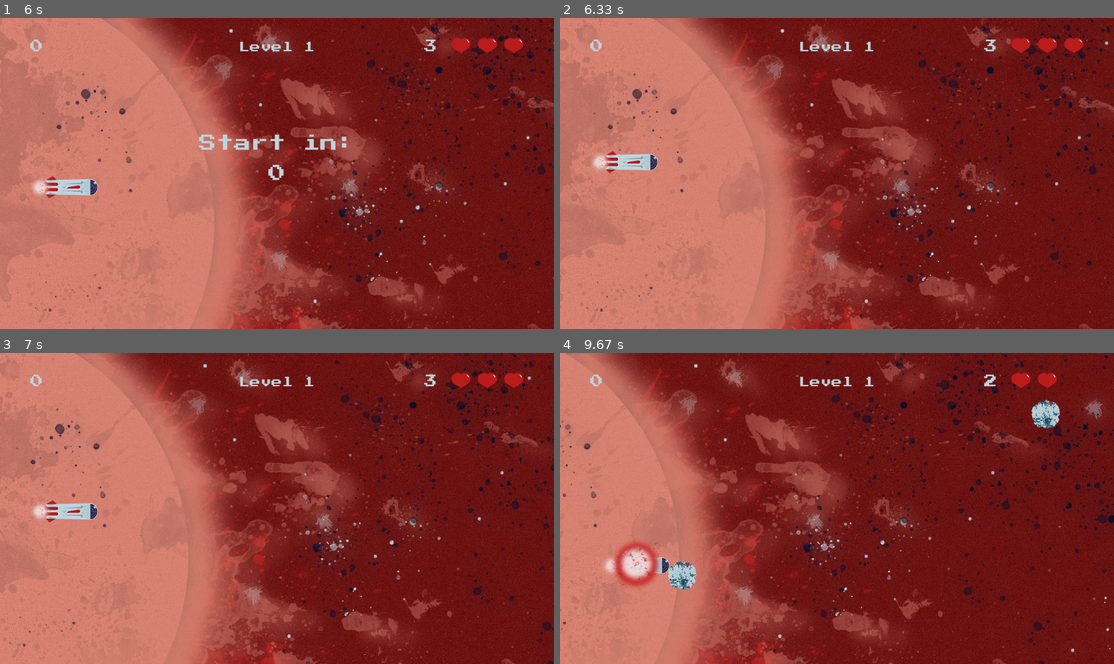
Above: before the commit, frames 1-4 (two rows, left to right).
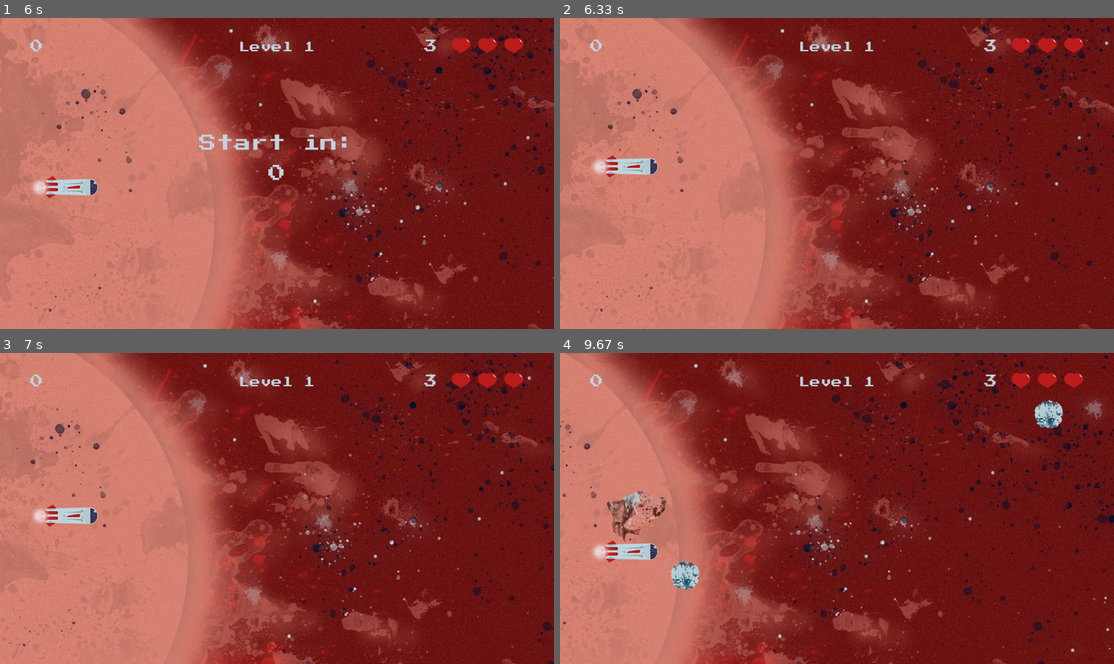
Above: after the commit, the same moments.

Repository: AdrianFSN/proyecto-final-pygame-quest
Game: pygame game, started from main.py
Two runs of this game, one before a commit and one after it. Both use one fixed random seed, a clock stepped at 60 frames per second and the inputs below.
Inputs:
- Up to frame 1 (6 s): tap Space at 0.33 s; hold Up from 5.67 s (still down)
- Up to frame 2 (6.33 s): release Up at 6.13 s; hold Down from 6.17 s (still down)
- Up to frame 3 (7 s): release Down at 6.53 s; hold Up 6.57-6.87 s; hold Down from 6.9 s (still down)
- Up to frame 4 (9.67 s): release Down at 7.2 s; hold Up 7.23-7.6 s; hold Down 7.63-8 s; hold Up 8.03-8.33 s; hold Down 8.37-8.67 s; hold Up 8.7-9.07 s; hold Down 9.1-9.47 s; hold Up from 9.5 s (still down)

Frame 1 is identical in both runs. In frame 2, 0.5% of the frame differs, in the area x 5-18%, y 42-52%; in frame 3, 0.5%; in frame 4, 2.7%, in the area x 5-95%, y 6-77%.

Commit message:
fix: cambio el path del juego

Diff:
--- a/glumtar/entities.py
+++ b/glumtar/entities.py
@@ -172,7 +172,8 @@
     margin_title = 50
     font_title_adjust = 20
 
-    def __init__(self, points=0):
+    def __init__(self, screen, points=0):
+        self.screen = screen
         self.scoreboard_value = points
         font = FONT
         self.font_route = os.path.join('glumtar', 'resources', 'fonts', font)
--- a/glumtar/game.py
+++ b/glumtar/game.py
@@ -1,5 +1,5 @@
 import pygame
-from . import FPS, GO_TO_RECORDS_DELAY, HEIGHT, WIDTH
+from . import FPS, HEIGHT, LIVES, WIDTH
 from . playlevel import PlayLevel
 from . resolvelevel import ResolveLevel
 from . frontpage import FrontPage
@@ -13,76 +13,77 @@
         self.screen = pygame.display.set_mode((WIDTH, HEIGHT))
         pygame.display.set_caption("Glumtar | The Quest")
         self.clock = pygame.time.Clock()
-        self.player = Ship(self.screen)
-        self.scoreboard = Scoreboard()
-        self.lives_counter = LivesCounter()
-        # self.front_page_exit = False
-        self.front_page = FrontPage(self.screen)
         self.records_page = BestPlayers(self.screen)
-        self.info_scenes = [self.front_page, self.records_page]
         self.available_play_levels = 3
+        self.play_scenes = []
         self.play = None
         self.resolve = None
         self.level = 1
 
-        self.play_scenes = []
-        for levels in range(self.level, self.available_play_levels):
-            self.play = PlayLevel(
-                self.screen, self.player, self.scoreboard, self.lives_counter, levels)
-            self.resolve = ResolveLevel(
-                self.play.screen, self.play.player, self.play.scoreboard, self.play.lives_counter, self.play.level)
-            self.play_scenes.append([self.play, self.resolve])
-
-        self.info_switches_list = []
-        self.info_scene_switch = None
-        for switch in range(len(self.info_scenes)):
-            self.info_scene_switch = switch
-            self.info_switches_list.append([self.info_scene_switch, False])
-
-        self.play_switches_list = []
-        self.play_scene_switch = None
-        for switch in range(len(self.play_scenes)):
-            self.play_scene_switch = switch
-            self.play_switches_list.append([self.play_scene_switch, False])
-
-        self.info_switches_list[0][1] = True
-        # print(f'Esta es la lista de switches {self.info_switches_list}')
-        self.game_over = False
+        self.set_up_elements = True
 
     def mainLoop(self):
         exit = False
         while not exit:
             self.clock.tick(FPS)
-            # bucle principal (o main loop)
             for event in pygame.event.get():
                 if event.type == pygame.QUIT or (event.type == pygame.KEYUP and event.key == pygame.K_ESCAPE):
-                    print("Alguien ha decidido salir de la aplicación por la X")
                     exit = True
                     break
+            if self.set_up_elements:
+                scoreboard = Scoreboard(self.screen)
+                player = Ship(self.screen)
+                lives_counter = LivesCounter()
+                front_page = FrontPage(self.screen)
+                play_level1 = PlayLevel(
+                    self.screen, player, scoreboard, lives_counter, 1)
+                resolve_level1 = ResolveLevel(
+                    self.screen, play_level1.player, play_level1.scoreboard, play_level1.lives_counter, 1)
+                play_level2 = PlayLevel(
+                    self.screen, player, scoreboard, lives_counter, 1)
+                resolve_level2 = ResolveLevel(
+                    self.screen, play_level2.player, play_level2.scoreboard, play_level2.lives_counter, 2)
+                scenes_list = [front_page, play_level1, resolve_level1,
+                               play_level2, resolve_level2, self.records_page]
+                self.set_up_elements = False
 
-            if self.info_switches_list[0][1]:
-                self.front_page.mainLoop()
-
-                if self.front_page.exit:
-                    if not self.play_switches_list[0][1]:
-                        self.play_scenes[0][0].mainLoop()
-                        if not self.play_scenes[0][0].execute_game_over:
-                            if self.play_scenes[0][0].exit:
-                                self.play_scenes[0][1].mainLoop()
-                        else:
-                            self.game_over = True
-                            self.play_switches_list[0][1] = True
+            for stage in scenes_list:
+                if not front_page.exit:
+                    front_page.mainLoop()
+                    if front_page.exit:
+                        if play_level1.execute_game_over:
                             self.records_page.mainLoop()
                             if self.records_page.exit:
-                                self.info_switches_list[0][1] = True
-                                self.front_page.exit = False
-
-            pygame.display.flip()
+                                self.restart_game()
+                        else:
+                            play_level1.mainLoop()
+                            if play_level1.exit:
+                                resolve_level1.mainLoop()
+                                if resolve_level1.exit:
+                                    if play_level2.execute_game_over:
+                                        self.records_page.mainLoop()
+                                        if self.records_page.exit:
+                                            self.restart_game()
+                                        else:
+                                            play_level2.mainLoop()
+                                            if play_level2.exit:
+                                                resolve_level2.mainLoop()
+                                                if resolve_level1.exit:
+                                                    self.records_page.mainLoop()
+                                                    if self.records_page.exit:
+                                                        self.restart_game()
 
         pygame.quit()
+
+    def restart_game(self):
+        # Preguntar si quiere continuar
+        # Si quiere, setup elements pasa a True
+        # Si no quiere, QUIT
+        self.set_up_elements = True
+        return self.set_up_elements
 
 
 if __name__ == '__main__':
     print('Arrancamos desde el archivo game.py')
-    juego = Glumtar()
-    juego.play()
+    the_game = Glumtar()
+    the_game.mainLoop()
--- a/glumtar/resolvelevel.py
+++ b/glumtar/resolvelevel.py
@@ -28,12 +28,16 @@
         self.bg_fade_in = pygame.USEREVENT + 6
         pygame.time.set_timer(self.bg_fade_in, 100)
 
+        self.advance_level = pygame.USEREVENT + 7
+        pygame.time.set_timer(self.advance_level, 3000)
+
         self.background_posX = 0
         self.background_posY = 0
 
         self.player = player
         self.scoreboard = scoreboard
         self.lives_counter = livescounter
+        self.go_to_exit = False
         self.exit = False
 
     def mainLoop(self):
@@ -50,6 +54,9 @@
                         self.alpha += self.fade_in_speed
                     elif self.alpha > 255:
                         self.alpha = 255
+                if event.type == self.advance_level:
+                    if self.player.rect.bottom >= self.player.stop_landing:
+                        self.go_to_exit = True
 
             self.screen.fill(CORAL_PINK)
             self.screen.blit(
@@ -67,6 +74,8 @@
             self.player.update()
             if not self.player.request_draw_rotation:
                 self.screen.blit(self.player.image, self.player.rect)
+            if self.go_to_exit:
+                self.exit = True
 
             pygame.display.flip()
 
--- a/prueba.py
+++ b/prueba.py
@@ -11,8 +11,242 @@
 
         return self.converted_text
 
-        print(f'Así ha quedado self play scenes {self.play_scenes}')
-        print(
-            f'este es el nivel de la primera partida {self.play_scenes[0][0].level} y el de su resolve {self.play_scenes[0][1].level}')
-        print(
-            f'este es el nivel de la segunda partida {self.play_scenes[1][0].level} y el de su resolve {self.play_scenes[1][1].level}')
+ import pygame
+from . import FPS, GO_TO_RECORDS_DELAY, HEIGHT, WIDTH
+from . playlevel import PlayLevel
+from . resolvelevel import ResolveLevel
+from . frontpage import FrontPage
+from . bestscores import BestPlayers
+from . entities import LivesCounter, Scoreboard, Ship
+
+
+class Glumtar:
+    def __init__(self):
+        pygame.init()
+        self.screen = pygame.display.set_mode((WIDTH, HEIGHT))
+        pygame.display.set_caption("Glumtar | The Quest")
+        self.clock = pygame.time.Clock()
+        self.player = Ship(self.screen)
+        self.scoreboard = Scoreboard()
+        self.lives_counter = LivesCounter()
+        # self.front_page_exit = False
+        self.front_page = FrontPage(self.screen)
+        self.records_page = BestPlayers(self.screen)
+        self.info_scenes = [self.front_page, self.records_page]
+        self.available_play_levels = 3
+        self.play = None
+        self.resolve = None
+        self.level = 1
+
+        self.play_scenes = []
+        for levels in range(self.level, self.available_play_levels):
+            self.play = PlayLevel(
+                self.screen, self.player, self.scoreboard, self.lives_counter, levels)
+            self.resolve = ResolveLevel(
+                self.play.screen, self.play.player, self.play.scoreboard, self.play.lives_counter, self.play.level)
+            self.play_scenes.append([self.play, self.resolve])
+
+        self.info_switches_list = []
+        self.info_scene_switch = None
+        for switch in range(len(self.info_scenes)):
+            self.info_scene_switch = switch
+            self.info_switches_list.append([self.info_scene_switch, False])
+
+        self.play_switches_list = []
+        self.play_scene_switch = None
+        for switch in range(len(self.play_scenes)):
+            self.play_scene_switch = switch
+            self.play_switches_list.append([self.play_scene_switch, False])
+
+        self.info_switches_list[0][1] = True
+        # print(f'Esta es la lista de switches {self.info_switches_list}')
+        self.game_over = False
+
+    def mainLoop(self):
+        exit = False
+        while not exit:
+            self.clock.tick(FPS)
+            # bucle principal (o main loop)
+            for event in pygame.event.get():
+                if event.type == pygame.QUIT or (event.type == pygame.KEYUP and event.key == pygame.K_ESCAPE):
+                    print("Alguien ha decidido salir de la aplicación por la X")
+                    exit = True
+                    break
+
+            if self.info_switches_list[0][1]:
+                self.front_page.mainLoop()
+
+                if self.front_page.exit:
+                    if not self.play_switches_list[0][1]:
+                        self.play_scenes[0][0].mainLoop()
+                        if not self.play_scenes[0][0].execute_game_over:
+                            if self.play_scenes[0][0].exit:
+                                self.play_scenes[0][1].mainLoop()
+                        else:
+                            self.game_over = True
+                            self.play_switches_list[0][1] = True
+                            self.records_page.mainLoop()
+                            if self.records_page.exit:
+                                self.info_switches_list[0][1] = True
+                                self.front_page.exit = False
+
+            pygame.display.flip()
+
+        pygame.quit()
+
+
+if __name__ == '__main__':
+    print('Arrancamos desde el archivo game.py')
+    juego = Glumtar()
+    juego.play()
+
+
+
+    class Glumtar:
+    def __init__(self):
+        pygame.init()
+        self.screen = pygame.display.set_mode((WIDTH, HEIGHT))
+        pygame.display.set_caption("Glumtar | The Quest")
+        self.clock = pygame.time.Clock()
+        self.player = Ship(self.screen)
+        self.scoreboard = Scoreboard()
+        self.lives_counter = LivesCounter()
+        # self.front_page_exit = False
+        self.front_page = FrontPage(self.screen)
+        self.records_page = BestPlayers(self.screen)
+        self.info_scenes = [self.front_page, self.records_page]
+        self.available_play_levels = 3
+        self.play = None
+        self.resolve = None
+        self.level = 1
+
+        self.play_scenes = []
+        for levels in range(self.level, self.available_play_levels):
+            self.play = PlayLevel(
+                self.screen, self.player, self.scoreboard, self.lives_counter, levels)
+            self.resolve = ResolveLevel(
+                self.play.screen, self.play.player, self.play.scoreboard, self.play.lives_counter, self.play.level)
+            self.play_scenes.append([self.play, self.resolve])
+
+        self.info_switches_list = []
+        self.info_scene_switch = None
+        for switch in range(len(self.info_scenes)):
+            self.info_scene_switch = switch
+            self.info_switches_list.append([self.info_scene_switch, False])
+
+        self.play_switches_list = []
+        self.play_scene_switch = None
+        for switch in range(len(self.play_scenes)):
+            self.play_scene_switch = switch
+            self.play_switches_list.append([self.play_scene_switch, False])
+
+        self.info_switches_list[0][1] = True
+        self.game_over = False
+
+    def mainLoop(self):
+        exit = False
+        while not exit:
+            self.clock.tick(FPS)
+            # bucle principal (o main loop)
+            for event in pygame.event.get():
+                if event.type == pygame.QUIT or (event.type == pygame.KEYUP and event.key == pygame.K_ESCAPE):
+                    print("Alguien ha decidido salir de la aplicación por la X")
+                    exit = True
+                    break
+
+            if self.info_switches_list[0][1]:
+                self.front_page.mainLoop()
+
+                if self.front_page.exit:
+                    if not self.play_switches_list[0][1]:
+                        self.play_scenes[0][0].mainLoop()
+                        if not self.play_scenes[0][0].execute_game_over:
+                            if self.play_scenes[0][0].exit:
+                                self.play_scenes[0][1].mainLoop()
+                        else:
+                            self.game_over = True
+                            self.play_switches_list[0][1] = True
+                            self.records_page.mainLoop()
+                            if self.records_page.exit:
+                                self.info_switches_list[0][1] = True
+                                self.game_over = False
+                                self.restart_game()
+
+            pygame.display.flip()
+
+        pygame.quit()
+
+    def restart_game(self):
+        self.info_scenes = []
+        self.front_page = FrontPage(self.screen)
+        self.info_scenes = [self.front_page, self.records_page]
+
+        self.play_scenes = []
+        for levels in range(self.level, self.available_play_levels):
+            self.play = PlayLevel(
+                self.screen, self.player, self.scoreboard, self.lives_counter, levels)
+            self.resolve = ResolveLevel(
+                self.play.screen, self.play.player, self.play.scoreboard, self.play.lives_counter, self.play.level)
+            self.play_scenes.append([self.play, self.resolve])
+
+        self.info_switches_list = []
+        self.info_scene_switch = None
+        for switch in range(len(self.info_scenes)):
+            self.info_scene_switch = switch
+            self.info_switches_list.append([self.info_scene_switch, False])
+
+        self.play_switches_list = []
+        self.play_scene_switch = None
+        for switch in range(len(self.play_scenes)):
+            self.play_scene_switch = switch
+            self.play_switches_list.append([self.play_scene_switch, False])
+
+
+
+            class Glumtar:
+    def __init__(self):
+        pygame.init()
+        self.screen = pygame.display.set_mode((WIDTH, HEIGHT))
+        pygame.display.set_caption("Glumtar | The Quest")
+        self.clock = pygame.time.Clock()
+        self.player = Ship(self.screen)
+        self.scoreboard = Scoreboard()
+        self.lives_counter = LivesCounter()
+        self.records_page = BestPlayers(self.screen)
+        # self.info_scenes = [self.front_page, self.records_page]
+        self.front_page = None
+        self.available_play_levels = 3
+        self.play_scenes = []
+        self.play = None
+        self.resolve = None
+        self.level = 1
+
+    def mainLoop(self):
+        exit = False
+        while not exit:
+            self.clock.tick(FPS)
+            for event in pygame.event.get():
+                if event.type == pygame.QUIT or (event.type == pygame.KEYUP and event.key == pygame.K_ESCAPE):
+                    exit = True
+                    break
+            self.front_page = FrontPage(self.screen)
+            if not self.front_page.exit:
+                self.front_page.mainLoop()
+
+            if self.front_page.exit:
+                self.play_scenes = []
+                for levels in range(self.level, self.available_play_levels):
+                    self.play = PlayLevel(self.screen, self.player,
+                                          self.scoreboard, self.lives_counter, levels)
+                    self.resolve = ResolveLevel(
+                        self.play.screen, self.play.player, self.play.scoreboard, self.play.lives_counter, self.play.level)
+                    self.play_scenes.append([self.play, self.resolve])
+
+                for self.play, self.resolve in self.play_scenes:
+                    self.play.mainLoop()
+                    if not self.play.execute_game_over:
+                        if self.play.exit:
+                            self.resolve.mainLoop()
+                    else:
+                        self.records_page.mainLoop()
+                        self.front_page.exit = False
